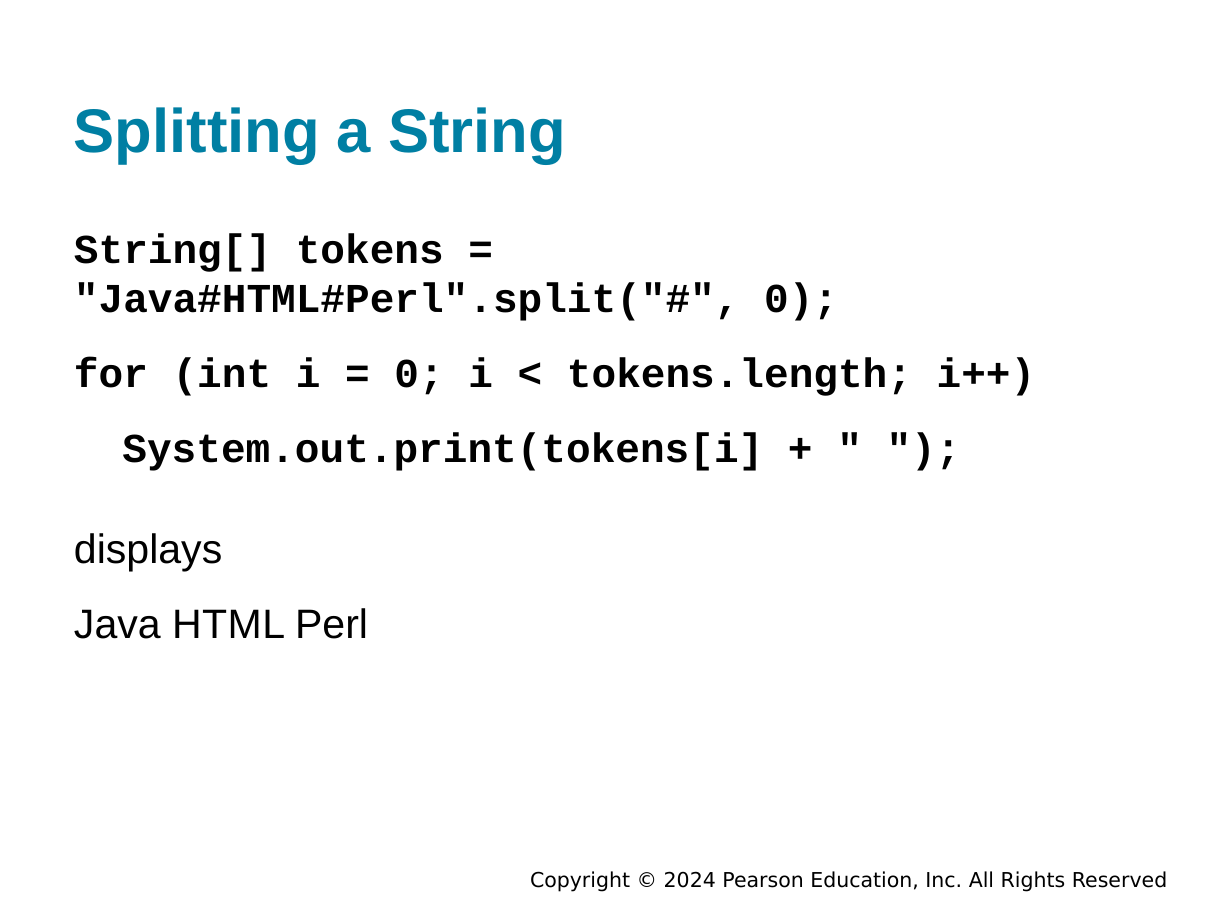
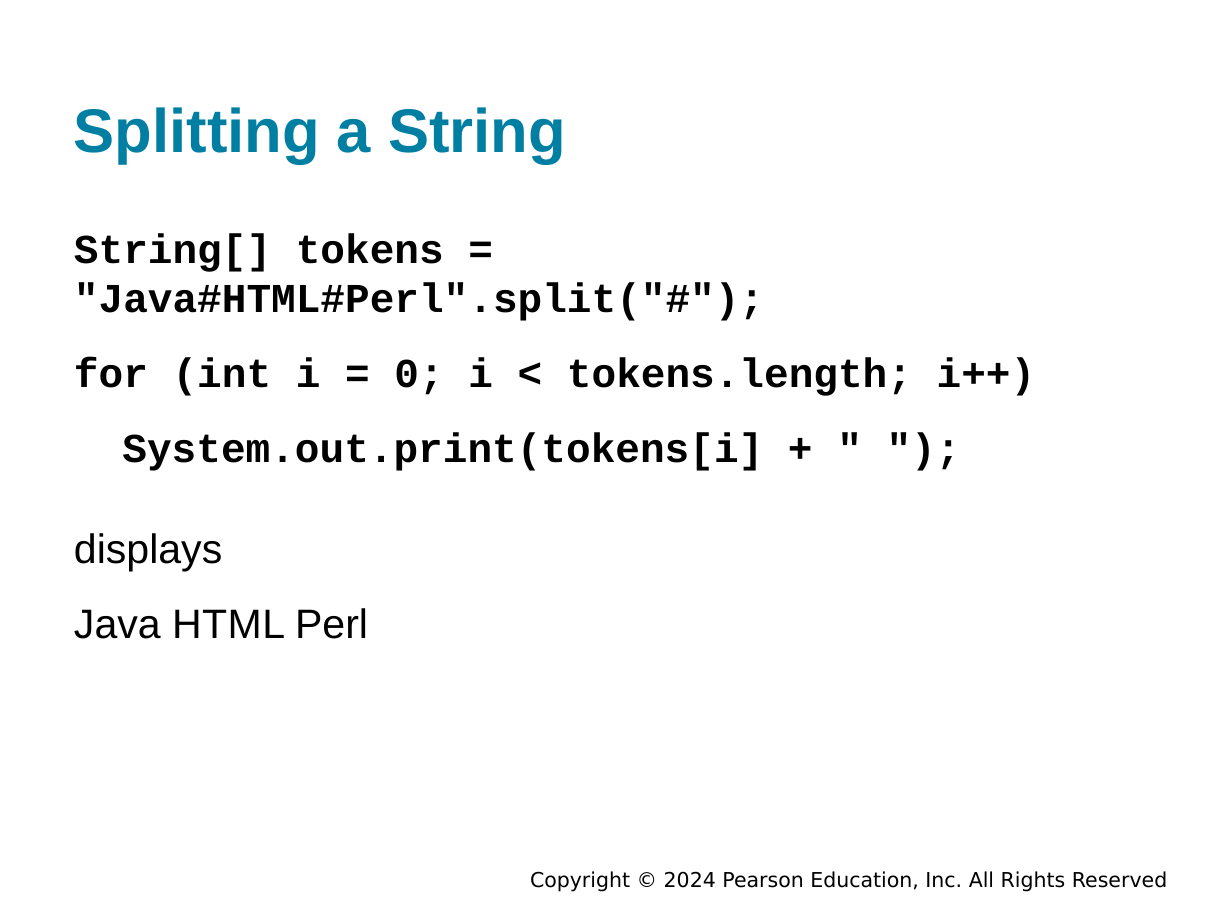
Before and after one commit to bzartoshty/bzartoshty.github.io, a slide deck: slide 19 of COMP110/Lectures/Chapter10/Chapter10.pptx (slide 36 before the commit). Drawn at 1232x924 pixels with LibreOffice and Linux fonts; fonts in the diff are those of the drawing; background and template pictures are left out. Boxes give left, top, right and bottom in pixels: in the first picture for what was removed or moved away, otherwise in the second. Text is boxed around its words. In the diff, an @@ line names an element or a change of style, - is before the commit and + after.

```diff
--- a/COMP110/Lectures/Chapter10/Chapter10.pptx
+++ b/COMP110/Lectures/Chapter10/Chapter10.pptx
@@ text at (74,233,764,321): text changed @@
-String[] tokens = "Java#HTML#Perl".split("#", 0);
+String[] tokens = "Java#HTML#Perl".split("#");
```
Also in this commit, not shown: 2 other slides changed, 3 slides added, 21 slides removed, 1 other file.
